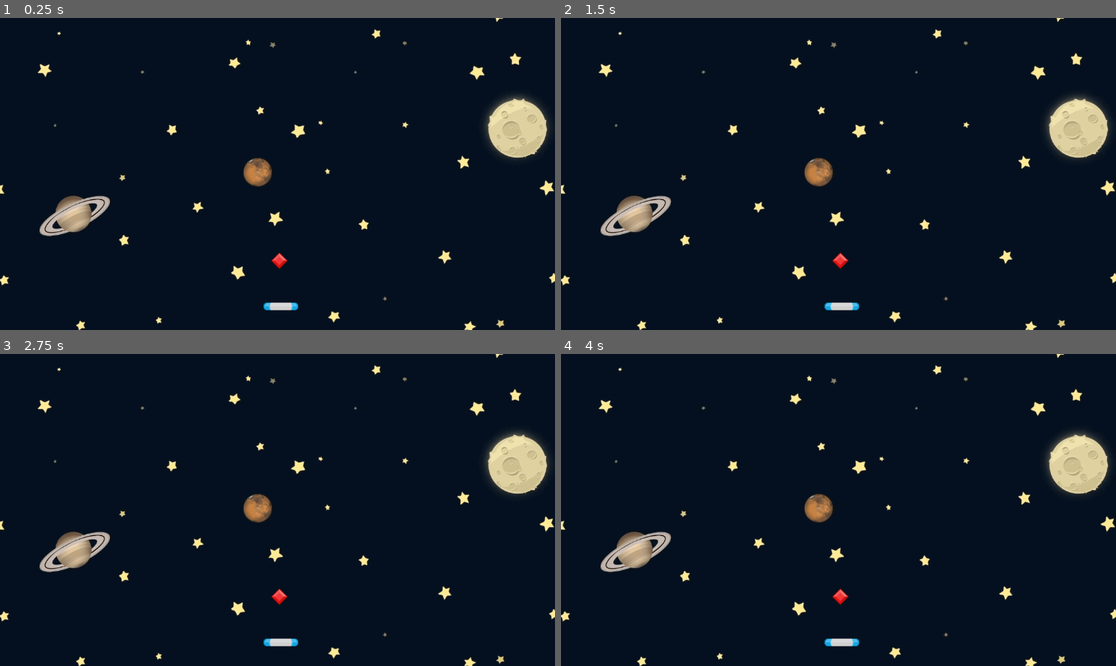
Above: before the commit, frames 1-4 (two rows, left to right).
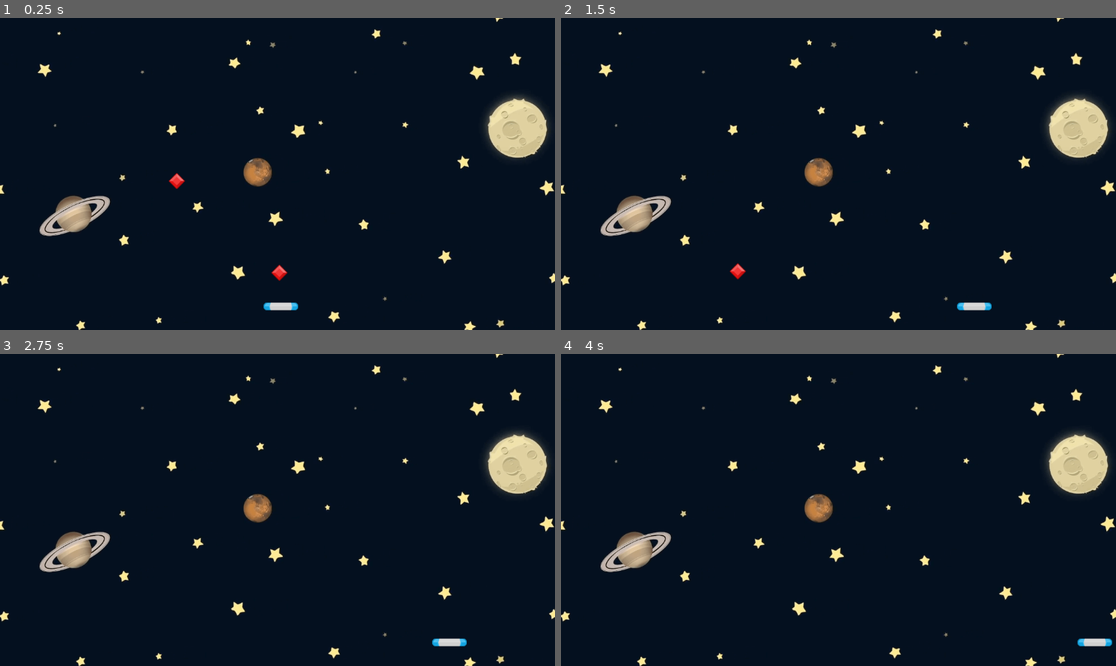
Above: after the commit, the same moments.

Repository: Evan-Roberts-808/Gem-Catcher
Game: Godot game, scene res://scenes/game.tscn
The game is run twice, just before and just after one commit, with the same random seed, the same clock (stepped at 60 frames per second) and the same inputs.
Inputs:
- Up to frame 1 (0.25 s): no input
- Up to frame 2 (1.5 s): hold Right (right, bound only after the commit) 0.53-1.28 s; hold Left (left, bound only after the commit) from 1.28 s (still down)
- Up to frame 3 (2.75 s): release Left (left, bound only after the commit) at 2.03 s; hold Right (right, bound only after the commit) from 2.03 s (still down)
- Up to frame 4 (4 s): tap Enter at 2.75 s; tap Space at 3.5 s; release Right (right, bound only after the commit) at 3.53 s; hold Left (left, bound only after the commit) from 3.53 s (still down)

The runs differ from the first frame. In frame 1, 0.3% of the frame differs, in the area x 30-52%, y 49-85%; in frame 2, 0.5%, in the area x 30-78%, y 75-94%; in frame 3, 0.4%; in frame 4, 0.4%.

Commit message:
added code to have gems fall, read input to move paddle, and detect collision between gems and paddle

Diff:
--- a/project.godot
+++ b/project.godot
@@ -15,6 +15,21 @@
 config/features=PackedStringArray("4.3", "Mobile")
 config/icon="res://icon.svg"
 
+[input]
+
+left={
+"deadzone": 0.5,
+"events": [Object(InputEventKey,"resource_local_to_scene":false,"resource_name":"","device":-1,"window_id":0,"alt_pressed":false,"shift_pressed":false,"ctrl_pressed":false,"meta_pressed":false,"pressed":false,"keycode":0,"physical_keycode":4194319,"key_label":0,"unicode":0,"location":0,"echo":false,"script":null)
+, Object(InputEventKey,"resource_local_to_scene":false,"resource_name":"","device":-1,"window_id":0,"alt_pressed":false,"shift_pressed":false,"ctrl_pressed":false,"meta_pressed":false,"pressed":false,"keycode":0,"physical_keycode":65,"key_label":0,"unicode":97,"location":0,"echo":false,"script":null)
+]
+}
+right={
+"deadzone": 0.5,
+"events": [Object(InputEventKey,"resource_local_to_scene":false,"resource_name":"","device":-1,"window_id":0,"alt_pressed":false,"shift_pressed":false,"ctrl_pressed":false,"meta_pressed":false,"pressed":false,"keycode":0,"physical_keycode":4194321,"key_label":0,"unicode":0,"location":0,"echo":false,"script":null)
+, Object(InputEventKey,"resource_local_to_scene":false,"resource_name":"","device":-1,"window_id":0,"alt_pressed":false,"shift_pressed":false,"ctrl_pressed":false,"meta_pressed":false,"pressed":false,"keycode":0,"physical_keycode":68,"key_label":0,"unicode":100,"location":0,"echo":false,"script":null)
+]
+}
+
 [rendering]
 
 renderer/rendering_method="mobile"
--- a/scenes/game.tscn
+++ b/scenes/game.tscn
@@ -1,8 +1,9 @@
-[gd_scene load_steps=4 format=3 uid="uid://dyjs8toce0bou"]
+[gd_scene load_steps=5 format=3 uid="uid://dyjs8toce0bou"]
 
 [ext_resource type="Texture2D" uid="uid://dyvirk2rb4gkg" path="res://assets/GameBg.png" id="1_0160c"]
 [ext_resource type="PackedScene" uid="uid://cqn5tad2noucs" path="res://scenes/gem.tscn" id="2_46hbk"]
 [ext_resource type="PackedScene" uid="uid://tfoenctoopne" path="res://scenes/paddle.tscn" id="2_txru0"]
+[ext_resource type="Script" path="res://scenes/paddle.gd" id="4_1c6q8"]
 
 [node name="Game" type="Node2D"]
 
@@ -15,6 +16,15 @@
 position = Vector2(580, 504)
 scale = Vector2(0.7, 0.7)
 
+[node name="Gem2" parent="." instance=ExtResource("2_46hbk")]
+position = Vector2(367, 301)
+scale = Vector2(0.7, 0.7)
+speed = 150.0
+
 [node name="Paddle" parent="." instance=ExtResource("2_txru0")]
 position = Vector2(583, 599)
 scale = Vector2(0.7, 0.7)
+script = ExtResource("4_1c6q8")
+speed = 500.0
+
+[connection signal="area_entered" from="Paddle" to="Paddle" method="_on_gem_area_entered"]
--- /dev/null
+++ b/scenes/gem.gd
@@ -0,0 +1,16 @@
+extends Area2D
+
+
+@export var speed: float = 100.0
+
+# Called when the node enters the scene tree for the first time.
+func _ready() -> void:
+	pass # Replace with function body.
+
+
+# Called every frame. 'delta' is the elapsed time since the previous frame.
+func _process(delta: float) -> void:
+	position.y += speed * delta
+	if position.y > get_viewport_rect().size.y:
+		set_process(false) #prevents process from being invoked
+		queue_free() #removes from the scene tree when able
--- a/scenes/gem.tscn
+++ b/scenes/gem.tscn
@@ -1,11 +1,13 @@
-[gd_scene load_steps=3 format=3 uid="uid://cqn5tad2noucs"]
+[gd_scene load_steps=4 format=3 uid="uid://cqn5tad2noucs"]
 
 [ext_resource type="Texture2D" uid="uid://vah3j3lb4gqi" path="res://assets/element_red_diamond.png" id="1_cvnbe"]
+[ext_resource type="Script" path="res://scenes/gem.gd" id="1_xgr5y"]
 
 [sub_resource type="RectangleShape2D" id="RectangleShape2D_m3ya1"]
 size = Vector2(35.3553, 35.3553)
 
 [node name="Gem" type="Area2D"]
+script = ExtResource("1_xgr5y")
 
 [node name="Sprite2D" type="Sprite2D" parent="."]
 texture = ExtResource("1_cvnbe")
@@ -13,5 +15,4 @@
 [node name="CollisionShape2D" type="CollisionShape2D" parent="."]
 position = Vector2(4.76837e-07, 0)
 rotation = 0.785398
-scale = Vector2(1, 1)
 shape = SubResource("RectangleShape2D_m3ya1")
--- /dev/null
+++ b/scenes/paddle.gd
@@ -0,0 +1,20 @@
+extends Area2D
+
+@export var speed: float = 60.0
+
+# Called when the node enters the scene tree for the first time.
+func _ready() -> void:
+	pass # Replace with function body.
+
+
+# Called every frame. 'delta' is the elapsed time since the previous frame.
+func _process(delta: float) -> void:
+	#if Input.is_action_pressed("left"):
+		#position.x -= speed * delta
+	#elif Input.is_action_pressed("right"):
+		#position.x += speed * delta
+	position.x += delta * speed * Input.get_axis("left", "right")
+
+
+func _on_gem_area_entered(area: Area2D) -> void:
+	print(area)
